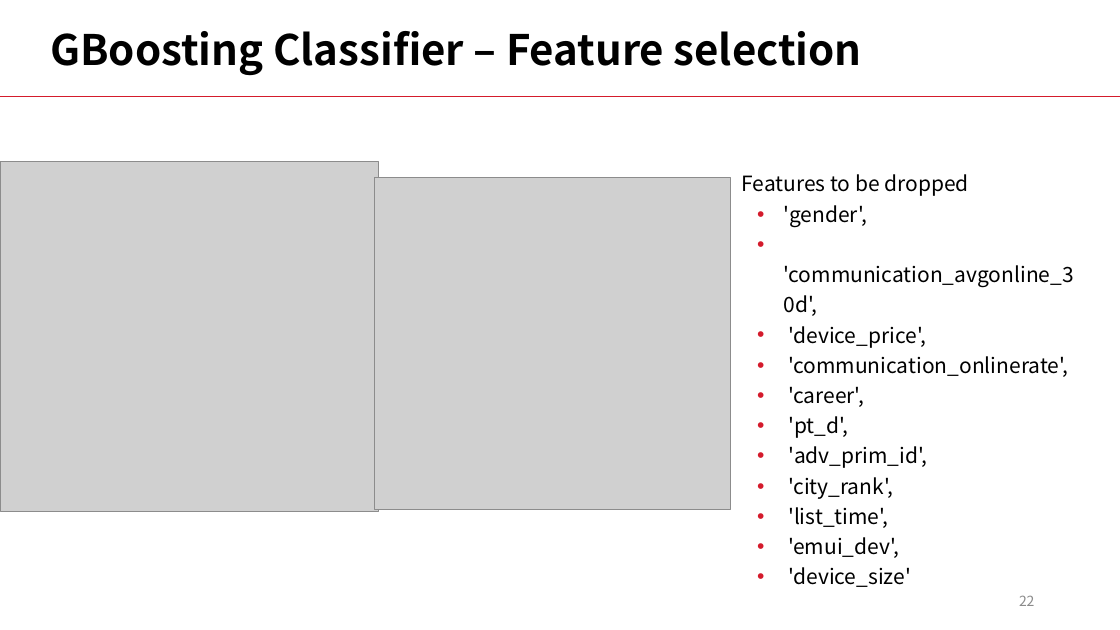
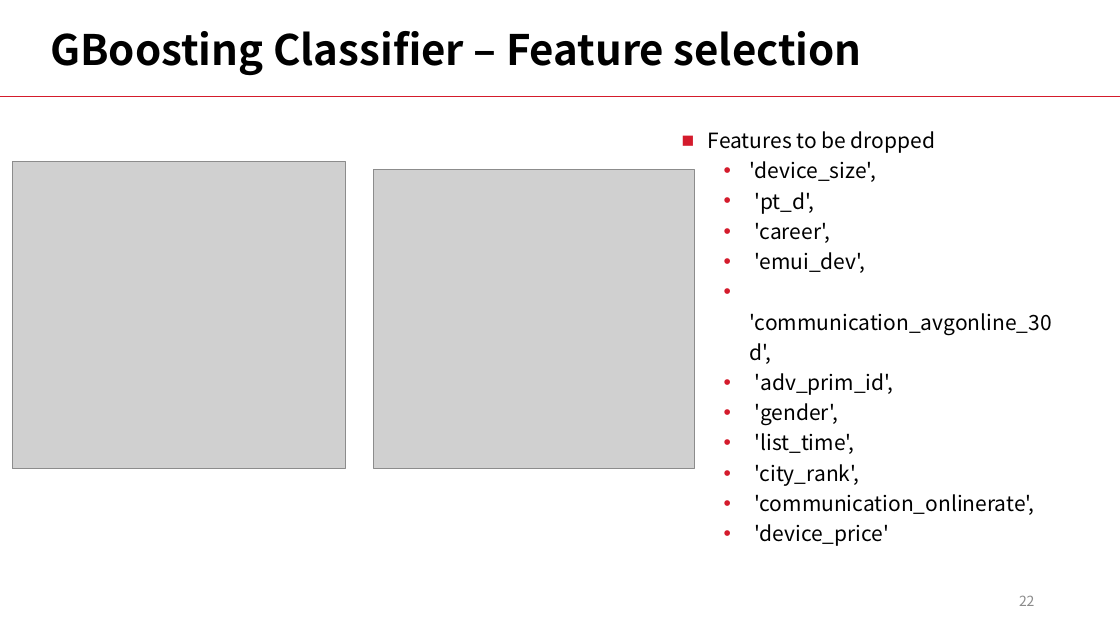
Before and after one commit to LiyangSong/Advertisement-CTR-Prediction, a slide deck: slide 22 of submissions/phase3/stepv.pptx. Drawn at 1120x630 pixels with LibreOffice and Linux fonts; fonts in the diff are those of the drawing; grey boxes stand for pictures. Boxes give left, top, right and bottom in pixels: in the first picture for what was removed or moved away, otherwise in the second. Text is boxed around its words. In the diff, an @@ line names an element or a change of style, - is before the commit and + after.

```diff
--- a/submissions/phase3/stepv.pptx
+++ b/submissions/phase3/stepv.pptx
@@ text "Features to be dropped": place and size @@
-text "Features to be dropped" at (742,174,1075,587)
+text "Features to be dropped" at (708,131,1052,546)
@@ picture: place and size @@
-picture at (0,162,379,512)
+picture at (13,162,345,470)
@@ picture: place and size @@
-picture at (375,178,730,510)
+picture at (374,170,695,469)
@@ text at (750,161,1052,395): paragraphs added @@
+  • 'device_size',
+  • 'pt_d',
+  • 'career',
+  • 'emui_dev',
+  • 'communication_avgonline_30d',
+  • 'adv_prim_id',
@@ text at (754,433,859,486): text changed @@
-  • 'communication_avgonline_30d',
-  • 'device_price',
+  • 'list_time',
+  • 'city_rank',
@@ text at (754,524,889,546): text changed @@
-  • 'career',
-  • 'pt_d',
-  • 'adv_prim_id',
-  • 'city_rank',
-  • 'list_time',
-  • 'emui_dev',
-  • 'device_size'
+  • 'device_price'
```
Also in this commit, not shown: 21 other slides changed.
